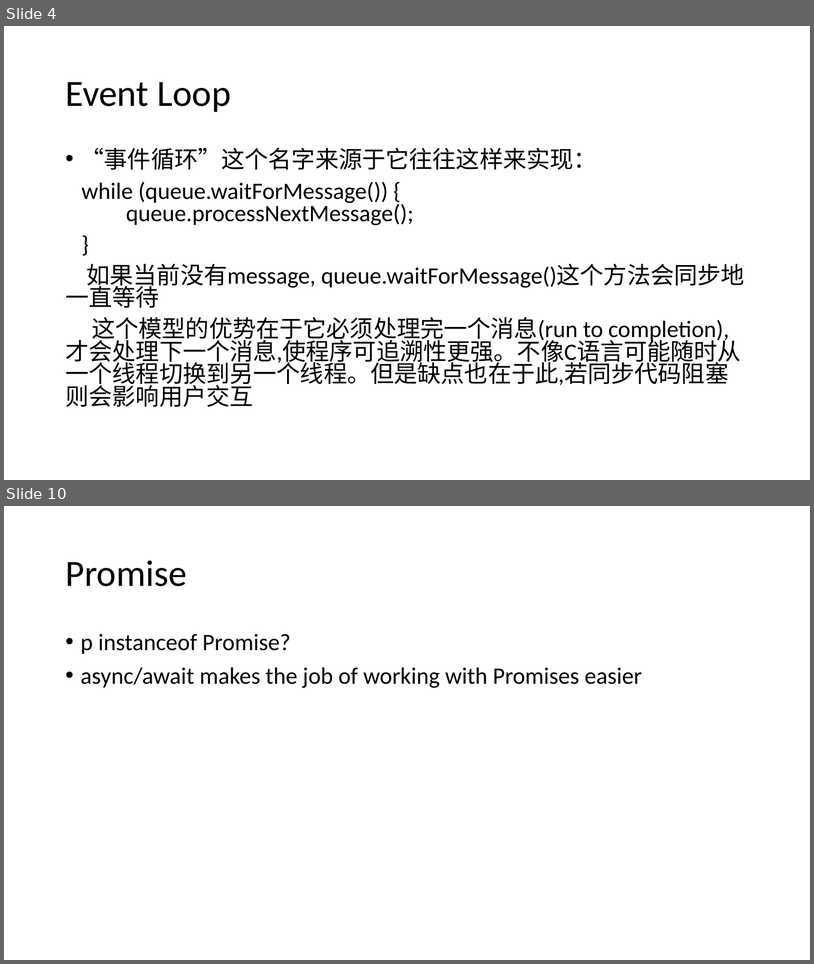
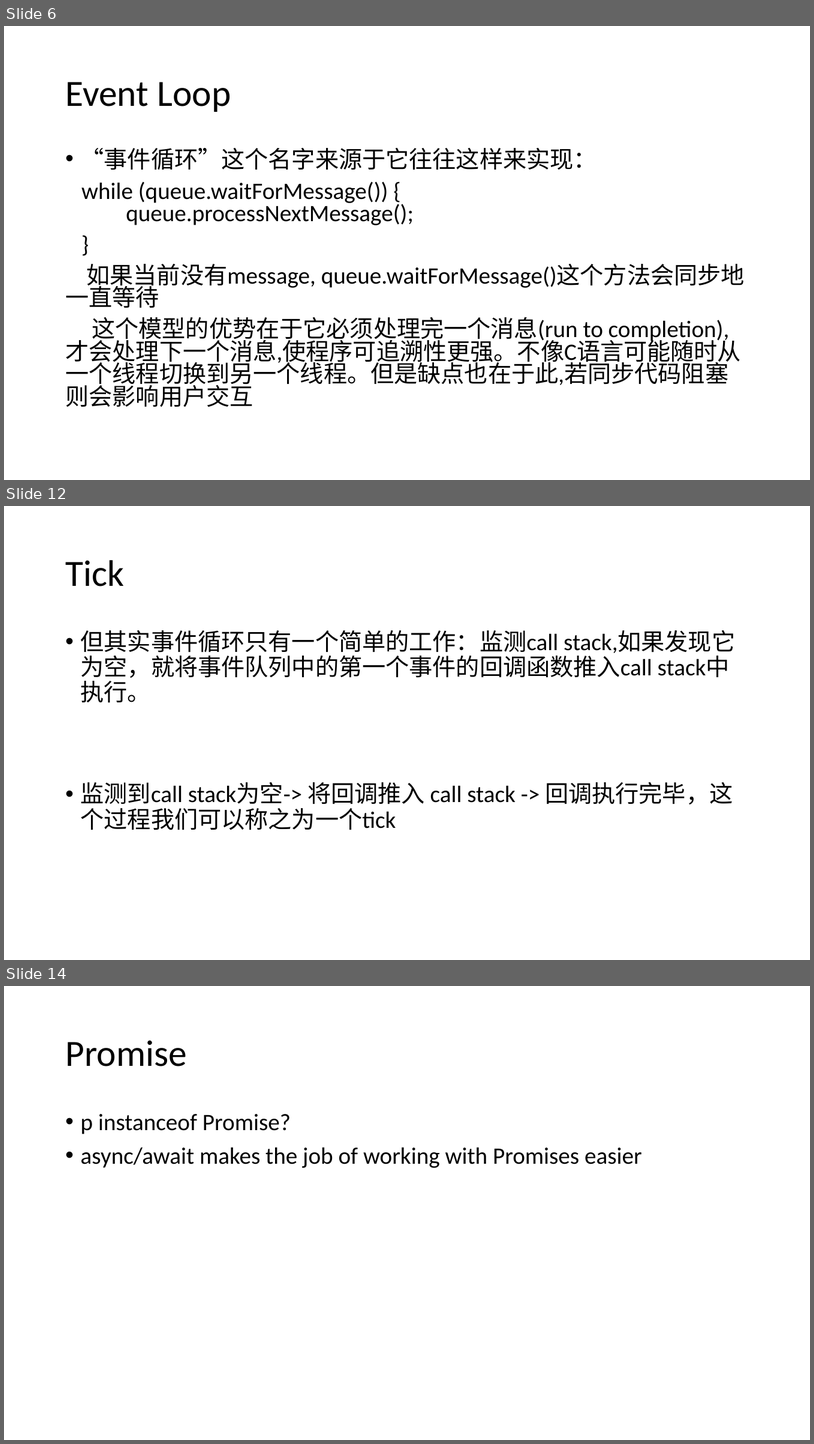
Before and after one commit to WHITE-ILMARE/Technique-Share, a slide deck: Deep Digging in Browser.pptx. Shown one above the other, each under a label of ours: slides 4 and 10 before the commit, slides 6, 12 and 14 after it; the slides between them are not shown. The pictures are 814x964 and 814x1444 pixels, drawn with LibreOffice and Linux fonts; fonts in the diff are those of the drawing. Boxes give left, top, right and bottom in pixels: in the first picture for what was removed or moved away, otherwise in the second. Text is boxed around its words. In the diff, an @@ line names an element or a change of style, - is before the commit and + after.

```diff
--- a/Deep Digging in Browser.pptx
+++ b/Deep Digging in Browser.pptx
@@ slide 12 added at (4, 506, 810, 960), background #FFFFFF @@
@@ title added at (65, 560, 124, 586), 44 pt, text #000000 @@
+Tick
@@ text added at (81, 630, 735, 830), 28 pt, text #000000 @@
+• 但其实事件循环只有一个简单的工作：监测call stack,如果发现它为空，就将事件队列中的第一个事件的回调函数推入call stack中执行。
+• 监测到call stack为空-> 将回调推入 call stack -> 回调执行完毕，这个过程我们可以称之为一个tick
@@ what was slide 4 is now slide 6 @@
@@ what was slide 10 is now slide 14 @@
```
Also in this commit, not shown: 1 slide changed, 9 other slides added, 6 slides removed, 1 other file.
